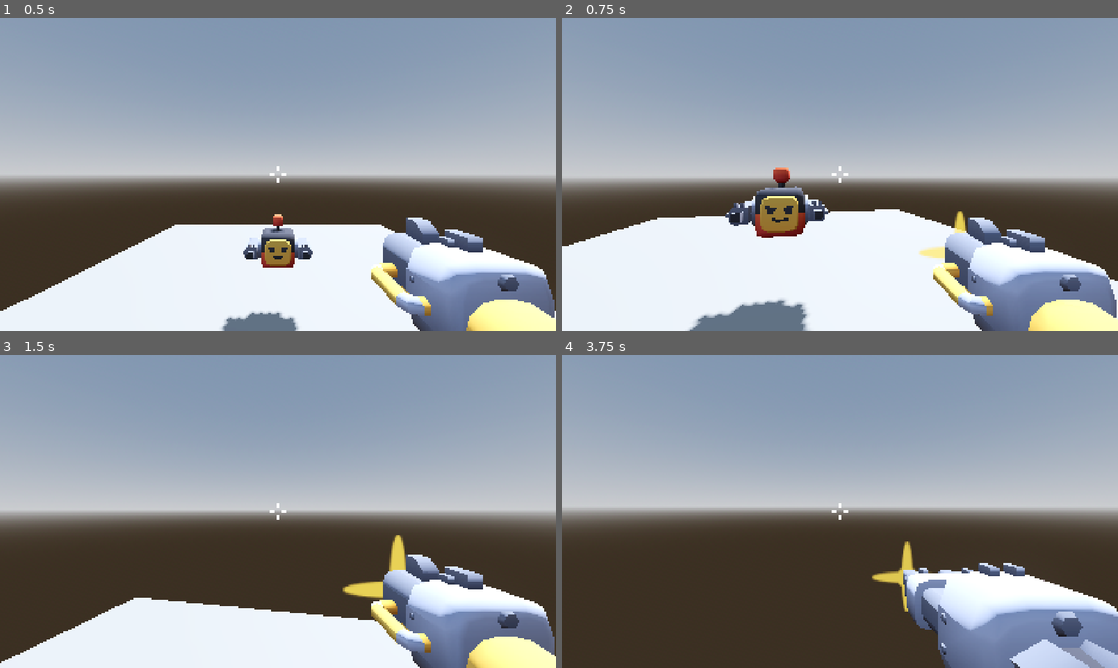
Above: before the commit, frames 1-4 (two rows, left to right).
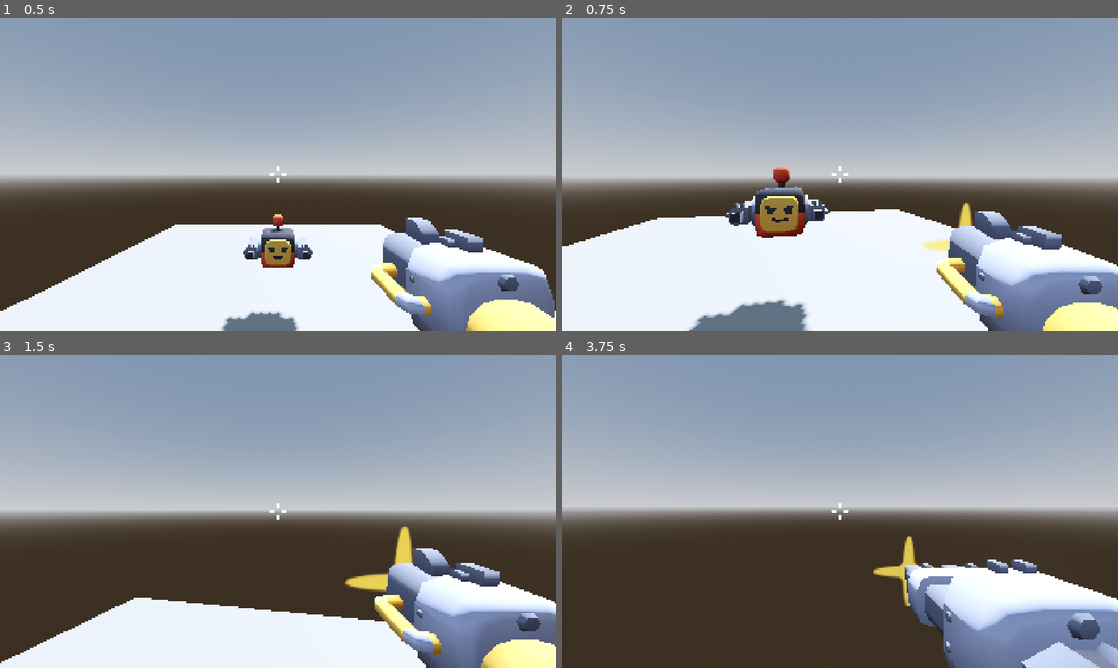
Above: after the commit, the same moments.

Repository: Stone-keep/3d_first_person_shooter
Game: Godot game, scene res://scenes/game.tscn
Same seed, same stepped clock (60 frames per second), same inputs: the game is played once before the commit and once after it.
Inputs (mouse positions are in pixels of both pictures, inside the frame that each line leads up to):
- Up to frame 1 (0.5 s): no input
- Up to frame 2 (0.75 s): move the mouse to (867, 174) at 0.52 s; hold W (forward) from 0.53 s (still down); click (867, 174) at 0.6 s
- Up to frame 3 (1.5 s): keep holding W (forward); tap Space (jump) at 0.77 s; move the mouse to (250, 511) at 1.27 s; click (250, 511) at 1.35 s
- Up to frame 4 (3.75 s): keep holding W (forward); tap Space (jump) at 1.52, 3.02 s; move the mouse to (851, 505) at 2.02 s; tap E (toggle_weapon) at 2.1 s; click (851, 505) at 2.3 s; move the mouse to (834, 517) at 2.77 s; click (834, 517) at 2.85 s; move the mouse to (878, 514) at 3.52 s; click (878, 514) at 3.6 s

Frame 1 is identical in both runs. In frame 2, 4.6% of the frame differs, in the area x 64-100%, y 59-100%; in frame 3, 5.3%, in the area x 61-100%, y 54-100%; in frame 4, 4.0%.

Commit message:
Add weapon recoil animation

Diff:
--- a/scenes/blaster.tscn
+++ b/scenes/blaster.tscn
@@ -6,9 +6,11 @@
 
 [node name="Blaster" unique_id=2139439353 instance=ExtResource("1_bam1r")]
 weapon_name = "Blaster"
+damage = 2
 min_flash_size = 0.4
 max_flash_size = 0.6
-damage = 2
+recoil_distance = Vector3(0, 0.05, 0.05)
+recoil_rotation_degrees = 5.0
 
 [node name="blaster" parent="WeaponMesh" parent_id_path=PackedInt32Array(761438346) index="0" unique_id=1826484222 instance=ExtResource("2_5vvm8")]
 transform = Transform3D(-0.7, 0, -1.0569706e-07, 0, 0.7, 0, 1.0569706e-07, 0, -0.7, 0, 0, 0)
--- a/scenes/dual_shooter.tscn
+++ b/scenes/dual_shooter.tscn
@@ -6,10 +6,12 @@
 
 [node name="DualShooter" unique_id=2139439353 instance=ExtResource("1_amirf")]
 weapon_name = "DualShooter"
+damage = 1
 number_of_barrels = 2
 min_flash_size = 0.3
 max_flash_size = 0.45
-damage = 1
+recoil_distance = Vector3(0, 0.03, 0.03)
+recoil_rotation_degrees = 3.0
 
 [node name="blaster-repeater" parent="WeaponMesh" parent_id_path=PackedInt32Array(761438346) index="0" unique_id=1260464293 instance=ExtResource("2_7wsxr")]
 transform = Transform3D(-0.7, 0, -6.119594e-08, 0, 0.7, 0, 6.119594e-08, 0, -0.7, 0, 0, 0)
--- a/scenes/player.gd
+++ b/scenes/player.gd
@@ -95,6 +95,7 @@
 func shoot() -> void:
 	if not is_swapping_weapons:
 		var weapon = weapons.get_child(current_weapon)
+		weapon.recoil_animation()
 		weapon.muzzle_flash()
 		var target = check_for_target()
 		if target and target.is_in_group("enemies"):
--- a/scenes/weapon.gd
+++ b/scenes/weapon.gd
@@ -1,14 +1,20 @@
 extends Node3D
 
 @onready var muzzleflash: Node3D = $MuzzleFlash
+@onready var start_position := position
+@onready var start_rotation := rotation
 
 @export var weapon_name := "Weapon"
+@export var damage: int
 @export var number_of_barrels := 1
 @export var min_flash_size: float
 @export var max_flash_size: float
-@export var damage: int
+@export var recoil_distance: Vector3
+@export var recoil_rotation_degrees: float
 
 var current_barrel := 0
+var is_recoiling := false
+
 
 func _ready() -> void:
 	for sprite in muzzleflash.get_children():
@@ -23,3 +29,20 @@
 		tween.tween_property(barrel_flash, "scale", Vector3(flash_size, flash_size, flash_size), 0.1).from(Vector3.ZERO)
 		tween.tween_property(barrel_flash, "scale", Vector3.ZERO, 0.2)
 		current_barrel = posmod(current_barrel + 1, number_of_barrels)
+
+func recoil_animation():
+	if not is_recoiling:
+		is_recoiling = true
+		var tween = create_tween()
+		tween.set_parallel(true)
+
+		tween.tween_property(self, "position", start_position + recoil_distance, 0.08)
+		tween.tween_property(self, "rotation", start_rotation + Vector3(deg_to_rad(recoil_rotation_degrees), 0, 0), 0.08)
+
+		tween.chain()
+
+		tween.tween_property(self, "position", start_position, 0.15)
+		tween.tween_property(self, "rotation", start_rotation, 0.15)
+
+		await tween.finished
+		is_recoiling = false
